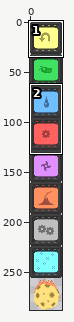
A sprite sheet gets an edit: Arena/image/misc.png. Above, an overview of the earlier version with the close-up marked.
Close-up. The starting point:
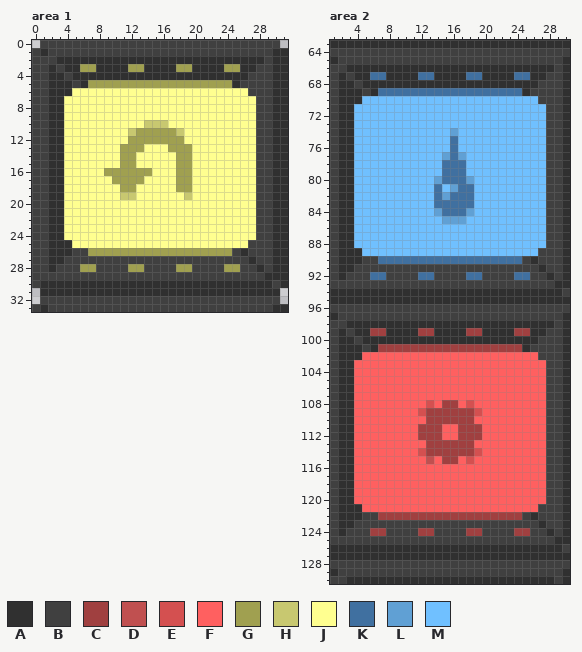
The file is 32x288 pixels. Colours within 5 levels of each other are drawn and written as one. Shown: area 1: x 0..31, y 0..33; area 2: x 1..30, y 63..130. The commit also changed other parts of the picture, which this record leaves out.
Palette (. is transparent): A #303030  B #404040  C #a04040  D #c05050  E #d45050  F #ff6060  G #a0a050  H #c8c870  J #ffff90  K #4070a0  L #60a0d4  M #70c0ff
After the commit:
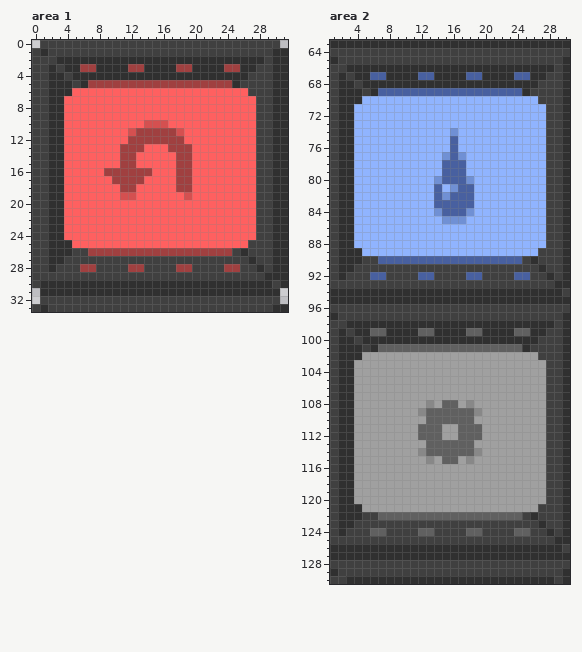
Difference:
colour C: #a04040 -> #606060
colour E: #d45050 -> #888888
colour F: #ff6060 -> #a0a0a0
colour G: #a0a050 -> #a04040
colour H: #c8c870 -> #d45050
colour J: #ffff90 -> #ff6060
colour K: #4070a0 -> #4860a0
colour L: #60a0d4 -> #7090d4
colour M: #70c0ff -> #90b4ff
Area 2:
y 115: x 13 D -> E
Boxes around the changes in both close-ups, in picture pixels (x1, y1, x2, y2):
changed: (64, 64, 256, 272)
changed: (354, 72, 546, 280)
changed: (354, 328, 546, 536)
